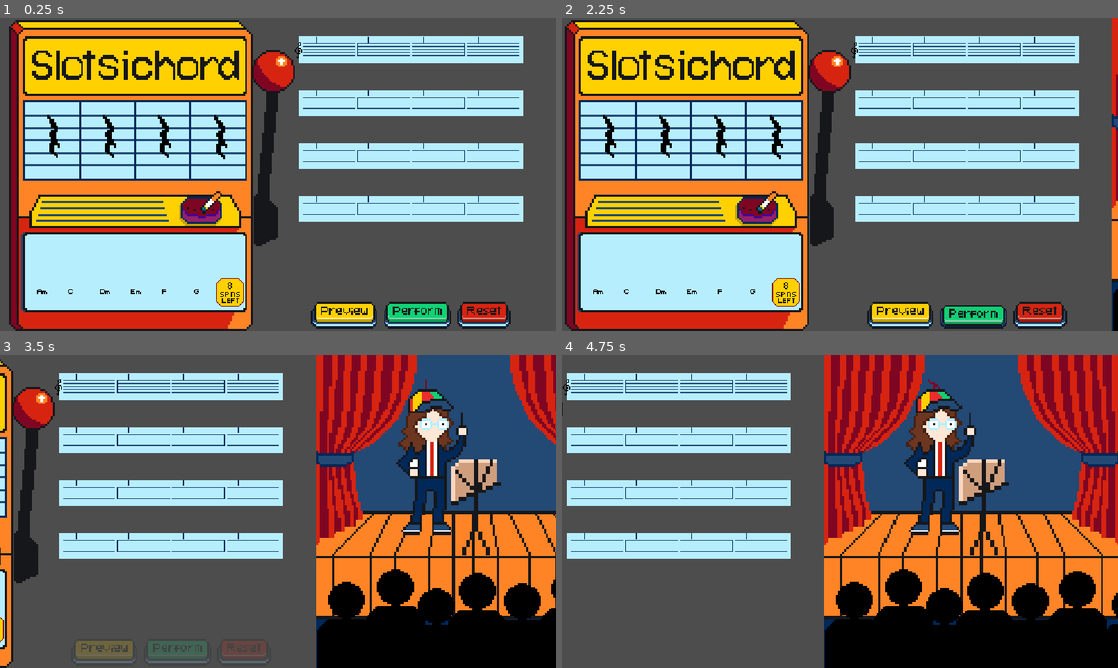
Above: before the commit, frames 1-4 (two rows, left to right).
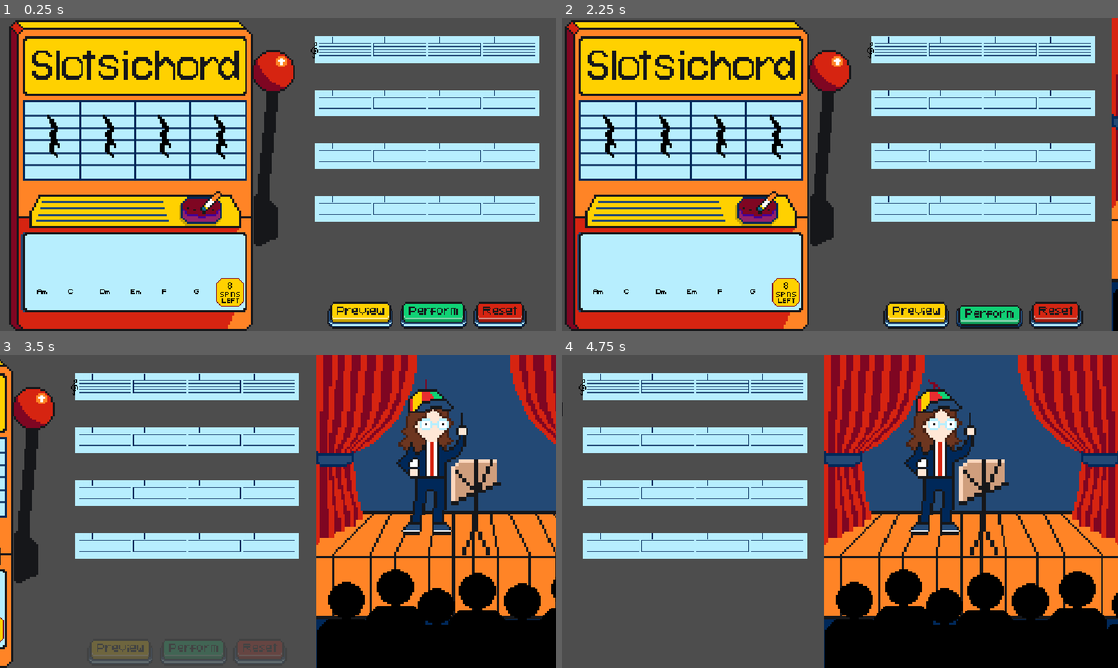
Above: after the commit, the same moments.

Repository: twhassall/slotsichord
Game: Godot game, scene res://scenes/actualScreens/MainScreen.tscn
The game is run twice, just before and just after one commit, with the same random seed, the same clock (stepped at 60 frames per second) and the same inputs.
Inputs (mouse positions are in pixels of both pictures, inside the frame that each line leads up to; where the layout moved, square brackets give the same spot in the first picture):
- Up to frame 1 (0.25 s): no input
- Up to frame 2 (2.25 s): click (923, 315) [906, 315] at 0.5 s; click (923, 315) [906, 315] at 1.25 s; click (995, 315) [979, 315] at 2 s
- Up to frame 3 (3.5 s): no input
- Up to frame 4 (4.75 s): no input

The runs differ from the first frame. In frame 1, 4.0% of the frame differs, in the area x 53-97%, y 5-100%; in frame 2, 4.0%; in frame 3, 3.3%; in frame 4, 2.3%.

Commit message:
moved arrangment area to the right

Diff:
--- a/scenes/actualScreens/MainScreen.tscn
+++ b/scenes/actualScreens/MainScreen.tscn
@@ -29,9 +29,9 @@
 
 [node name="ArrangementArea" parent="." unique_id=2060967160 instance=ExtResource("3_qbncj")]
 layout_mode = 1
-offset_left = 791.0
+offset_left = 825.0
 offset_top = 35.0
-offset_right = 791.0
+offset_right = 825.0
 offset_bottom = 35.0
 
 [node name="JuniperNode" parent="." unique_id=314397147 instance=ExtResource("4_ajx71")]
